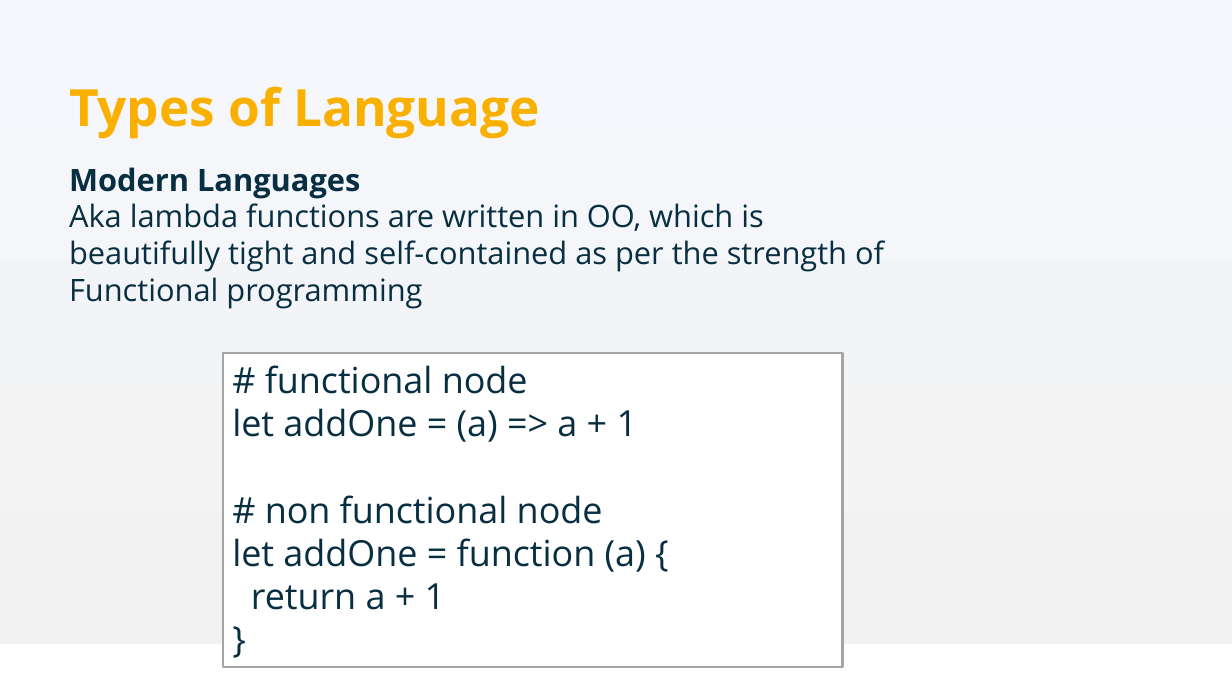
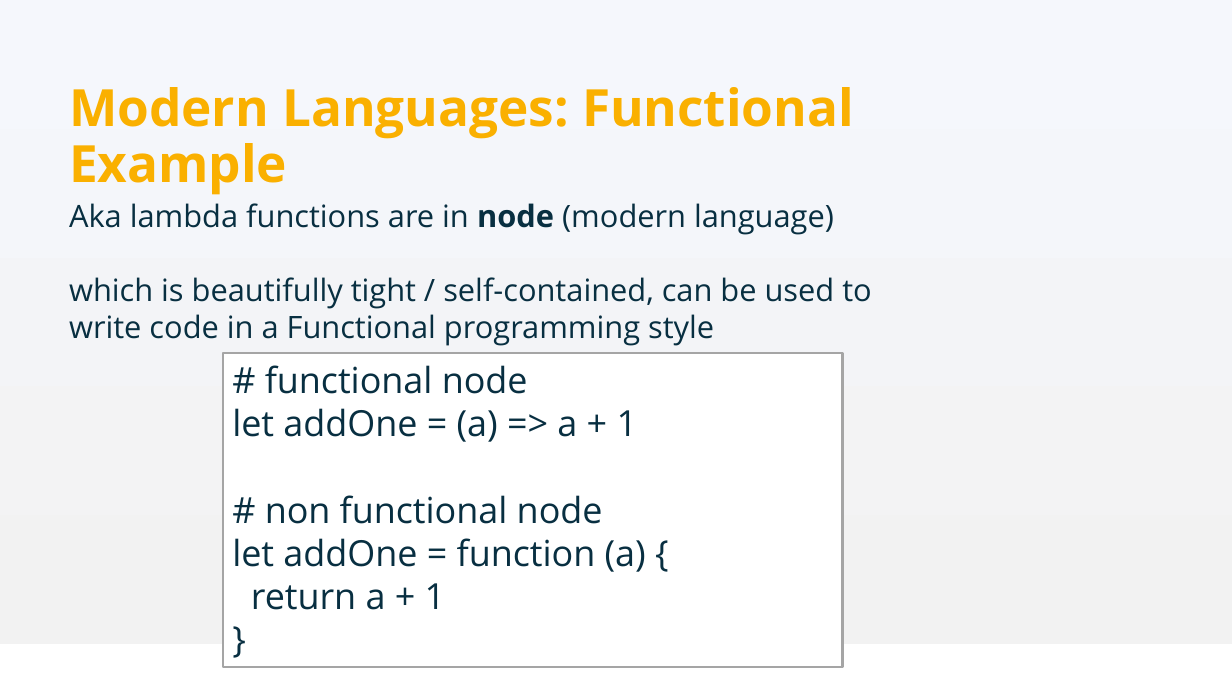
Before and after one commit to Anthony-Mckale/talks-presentations, a slide deck: slide 71 of academy/02-programming/01-Computing-101.pptx (slide 52 before the commit). Drawn at 1232x693 pixels with LibreOffice and Linux fonts; fonts in the diff are those of the drawing; background and template pictures are left out. Boxes give left, top, right and bottom in pixels: in the first picture for what was removed or moved away, otherwise in the second. Text is boxed around its words. In the diff, an @@ line names an element or a change of style, - is before the commit and + after.

```diff
--- a/academy/02-programming/01-Computing-101.pptx
+++ b/academy/02-programming/01-Computing-101.pptx
@@ text at [69,87,854,195]: text changed @@
-Types of Language
+Modern Languages: Functional Example
@@ text at [69,203,871,346]: text changed @@
-Modern Languages
-Aka lambda functions are written in OO, which is beautifully tight and self-contained as per the strength of Functional programming
+Aka lambda functions are in node (modern language)
+which is beautifully tight / self-contained, can be used to write code in a Functional programming style
```
Also in this commit, not shown: 25 other slides changed, 19 slides added, 23 slides removed, 31 other files.
